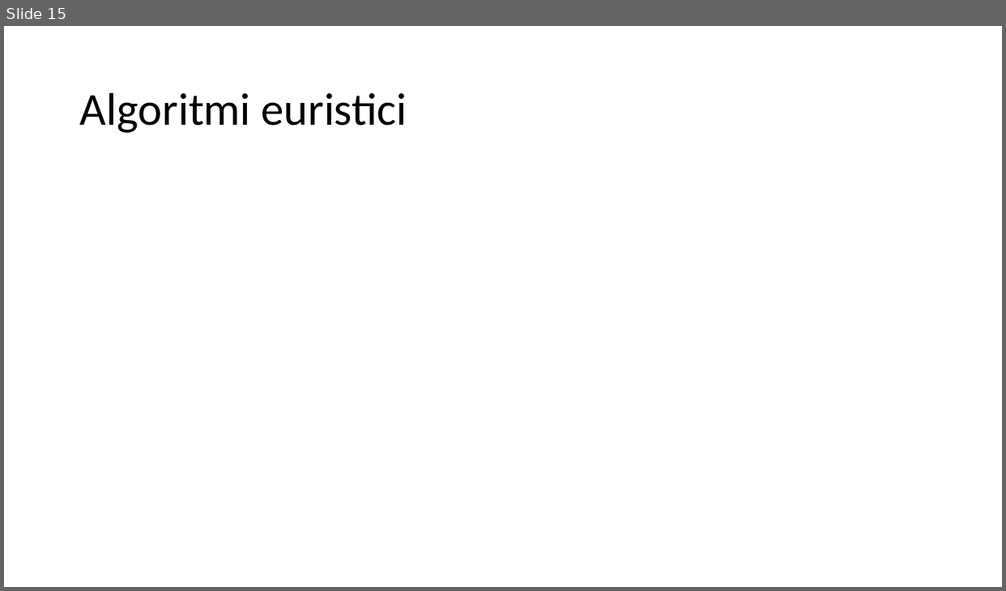
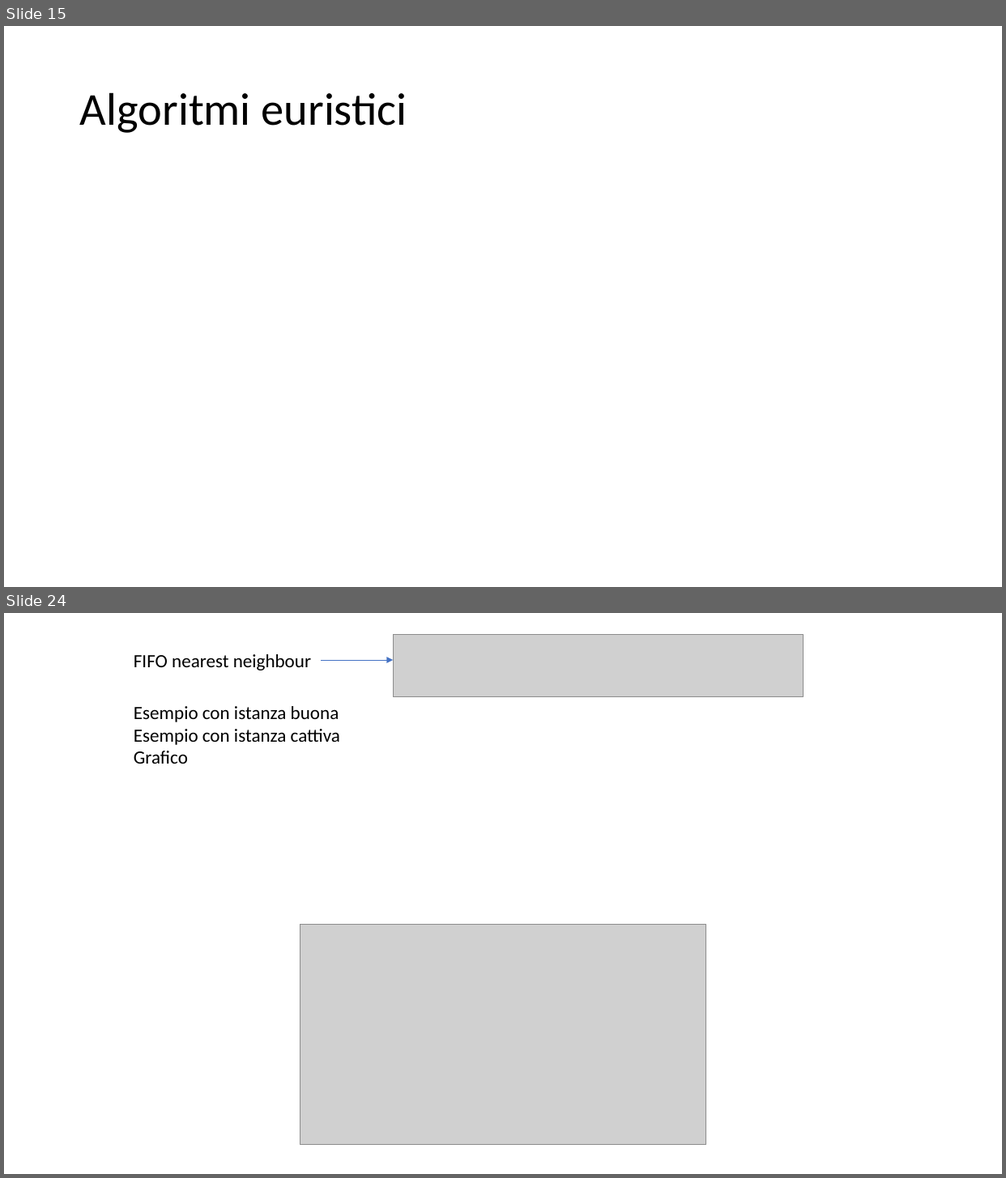
Before and after one commit to michele-vaccari/TSP-con-pick-up-and-delivery, a slide deck: doc/Draft.pptx. Shown one above the other, each under a label of ours: slide 15 before the commit, slides 15 and 24 after it; the slides between them are not shown. The pictures are 1006x591 and 1006x1178 pixels, drawn with LibreOffice and Linux fonts; fonts in the diff are those of the drawing; grey boxes stand for pictures. Boxes give left, top, right and bottom in pixels: in the first picture for what was removed or moved away, otherwise in the second. Text is boxed around its words. In the diff, an @@ line names an element or a change of style, - is before the commit and + after.

```diff
--- a/doc/Draft.pptx
+++ b/doc/Draft.pptx
@@ slide 24 added at (4, 613, 1002, 1174), background #FFFFFF @@
@@ picture added at (394, 634, 803, 697) @@
@@ text added at (134, 654, 311, 671), 18 pt, text #000000 @@
+FIFO nearest neighbour
@@ arrow added from (322, 660) to (394, 660), #4472C4 0.5 pt @@
@@ text added at (134, 706, 340, 764), 18 pt, text #000000 @@
+Esempio con istanza buona
+Esempio con istanza cattiva
+Grafico
@@ picture added at (300, 924, 706, 1145) @@
```
Also in this commit, not shown: 6 slides changed, 10 other slides added, 4 other files.
